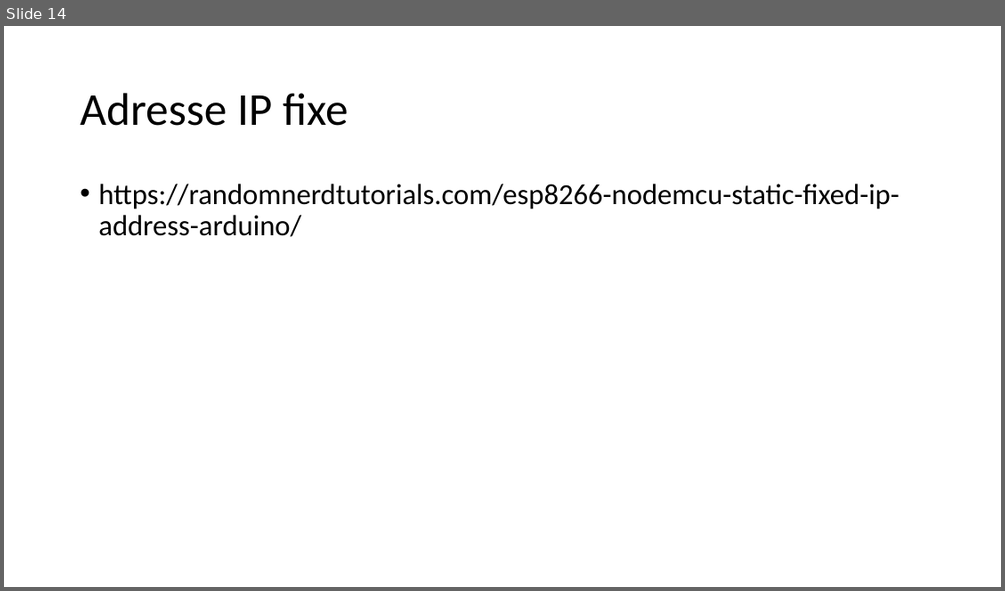
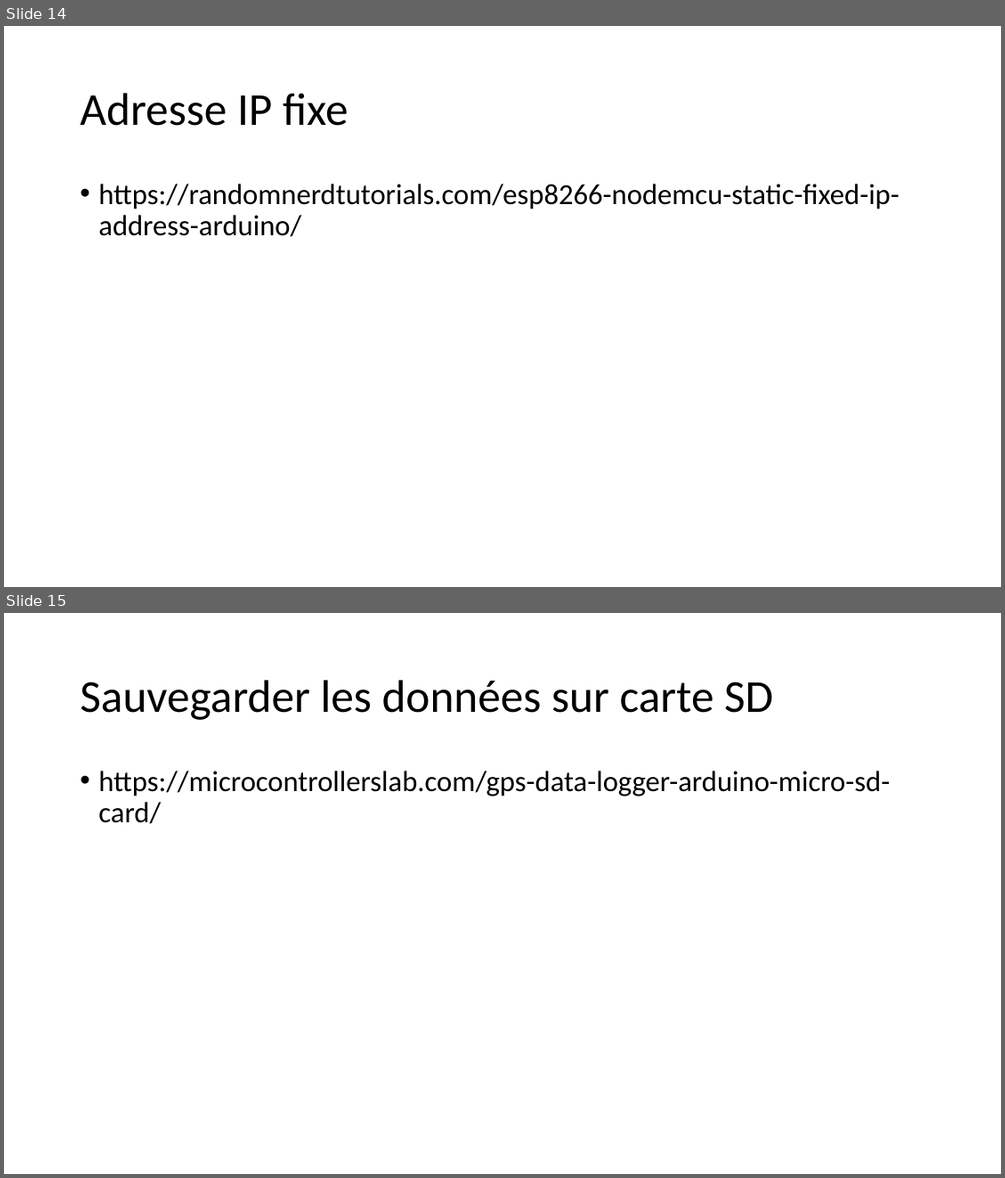
Before and after one commit to AurelienNiebes/SEMI-BA3-GPS3-GPS-Tracker-ESP8266, a slide deck: Notes.pptx. Shown one above the other, each under a label of ours: slide 14 before the commit, slides 14 and 15 after it. The pictures are 1005x591 and 1005x1178 pixels, drawn with LibreOffice and Linux fonts; fonts in the diff are those of the drawing. Boxes give left, top, right and bottom in pixels: in the first picture for what was removed or moved away, otherwise in the second. Text is boxed around its words. In the diff, an @@ line names an element or a change of style, - is before the commit and + after.

```diff
--- a/Notes.pptx
+++ b/Notes.pptx
@@ slide 15 added at (4, 613, 1001, 1174), background #FFFFFF @@
@@ title added at (80, 680, 773, 720), 44 pt, text #000000 @@
+Sauvegarder les données sur carte SD
@@ text added at (98, 771, 890, 824), 28 pt, text #000000 @@
+• https://microcontrollerslab.com/gps-data-logger-arduino-micro-sd-card/
```
